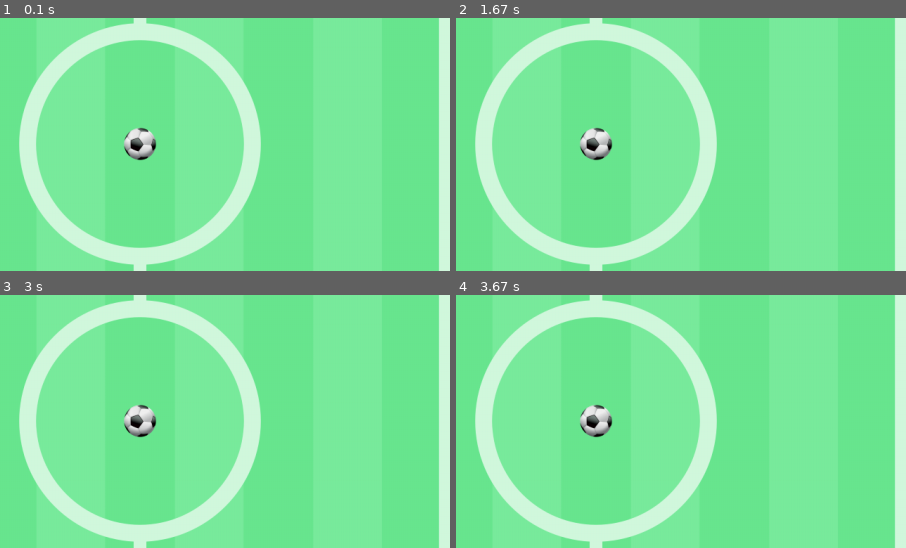
Above: before the commit, frames 1-4 (two rows, left to right).
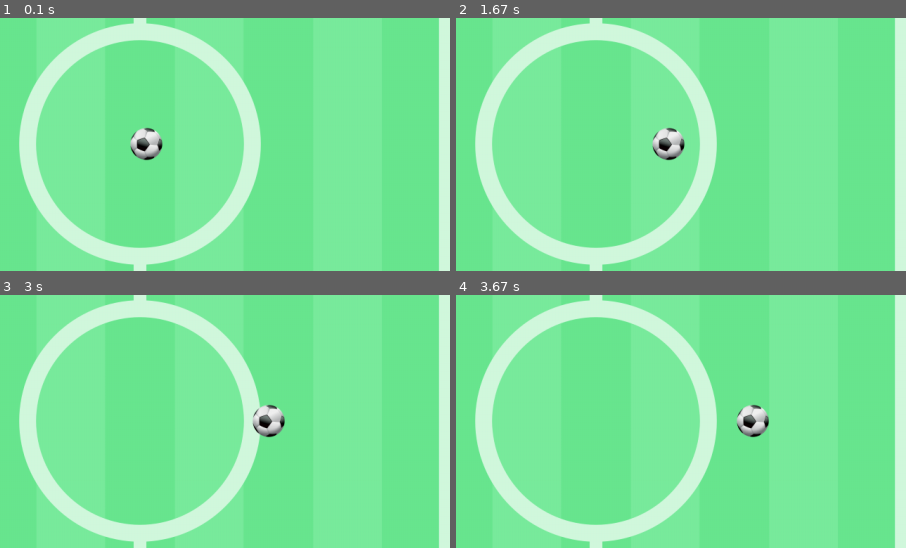
Above: after the commit, the same moments.

Repository: brunoeduardoed433/Course_Pygame
Game: pygame game, started from Pong_Main.py
Same seed, same stepped clock (60 frames per second), same inputs: the game is played once before the commit and once after it.
Inputs:
- Up to frame 1 (0.1 s): no input
- Up to frame 2 (1.67 s): no input
- Up to frame 3 (3 s): no input
- Up to frame 4 (3.67 s): no input
The pictures show only the part of the screen within x 34-84%, y 25-75%; the shares and areas given below are measured in that part.

The runs differ from the first frame. In frame 1, 0.7% of the frame differs, in the area x 27-37%, y 43-57%; in frame 2, 1.5%, in the area x 27-51%, y 43-57%; in frame 3, 1.4%; in frame 4, 1.5%.

Commit message:
Movimentação_Bolinha

Diff:
--- a/Pong_Main.py
+++ b/Pong_Main.py
@@ -1,21 +1,37 @@
 import pygame
 
+
 pygame.init()
+
 
 window = pygame.display.set_mode([1280, 720])
 title = pygame.display.set_caption("Pong")
 
+
 field = pygame.image.load("assets/field.png")
-window.blit(field, (0, 0))
+player1 = pygame.image.load("assets/player1.png")
+player2 = pygame.image.load("assets/player2.png")
+ball = pygame.image.load("assets/ball.png")
 
-player1 = pygame.image.load("assets/player1.png")
-window.blit(player1, (50, 310))
 
-player2 = pygame.image.load("assets/player2.png")
-window.blit(player2, (1150, 310))
+ball_x = 617
+ball_y = 337
 
-ball = pygame.image.load("assets/ball.png")
-window.blit(ball, (617, 337))
+
+def move_ball():
+
+    global ball_x
+    global ball_y
+
+    ball_x += 1
+
+
+def draw():
+    window.blit(field, (0, 0))
+    window.blit(player1, (50, 310))
+    window.blit(player2, (1150, 310))
+    window.blit(ball, (ball_x, ball_y))
+
 
 loop = True
 while loop:
@@ -24,4 +40,7 @@
         if events.type == pygame.QUIT:
             loop = False
 
+    draw()
+    move_ball()
+
     pygame.display.update()
